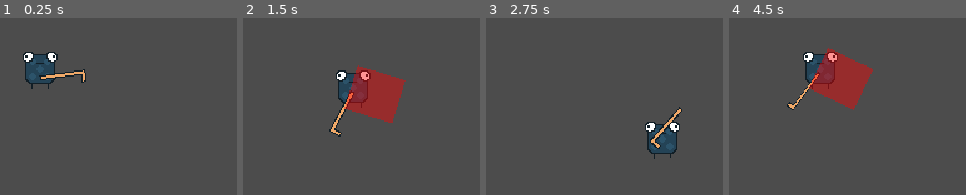
Above: before the commit, frames 1-4 (left to right).
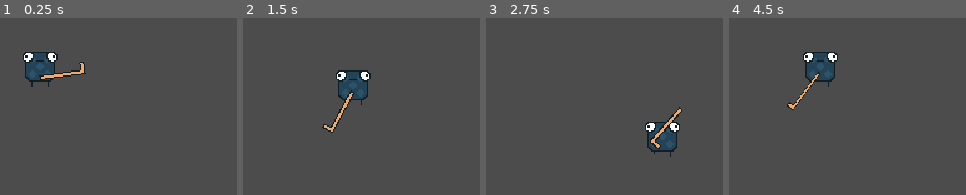
Above: after the commit, the same moments.

Repository: reid-miller/GMTKGameJam2022
Game: Godot game, scene res://scenes/Player.tscn
The game is run twice, just before and just after one commit, with the same random seed, the same clock (stepped at 60 frames per second) and the same inputs.
Inputs (mouse positions are in pixels of both pictures, inside the frame that each line leads up to):
- Up to frame 1 (0.25 s): no input
- Up to frame 2 (1.5 s): tap Enter (ui_accept) at 0.5, 0.77 s; move the mouse to (outside the picture) at 0.52 s; press the mouse at (outside the picture) at 0.53 s; hold D (move_right) 0.53-1.28 s; move the mouse to (outside the picture) at 1.27 s; release the mouse at (outside the picture) at 1.28 s; hold S (move_down) from 1.28 s (still down); click (outside the picture) at 1.35 s
- Up to frame 3 (2.75 s): tap Enter (ui_accept) at 1.52 s; move the mouse to (outside the picture) at 2.02 s; release S (move_down) at 2.03 s; hold D (move_right) from 2.03 s (still down); hold Right mouse button (shoot) from 2.03 s (still down); click (outside the picture) at 2.3 s
- Up to frame 4 (4.5 s): move the mouse to (outside the picture) at 2.77 s; release D (move_right) at 2.78 s; release Right mouse button (shoot) at 2.78 s; hold W (move_up) 2.78-3.53 s; click (outside the picture) at 2.85 s; tap Enter (ui_accept) at 3.02, 3.77 s; move the mouse to (outside the picture) at 3.52 s; press the mouse at (outside the picture) at 3.53 s; hold A (move_left) from 3.53 s (still down); move the mouse to (774, 133) at 4.27 s; release the mouse at (774, 133) at 4.28 s; right-click (774, 133) at 4.35 s

The runs differ from the first frame. In frame 1, 0.8% of the frame differs, in the area x 10-37%, y 19-41%; in frame 2, 5.8%, in the area x 33-69%, y 26-68%; in frame 3, 0.4%; in frame 4, 5.5%.

Commit message:
fixed player animations

Diff:
--- a/scenes/Enemy_Chip.tscn
+++ b/scenes/Enemy_Chip.tscn
@@ -1,7 +1,44 @@
-[gd_scene load_steps=14 format=2]
+[gd_scene load_steps=24 format=2]
 
 [ext_resource path="res://scripts/Enemy_Chip.gd" type="Script" id=1]
 [ext_resource path="res://sprites/Chips/white poker chip.png" type="Texture" id=2]
+[ext_resource path="res://sprites/Chips/red poker chip.png" type="Texture" id=3]
+
+[sub_resource type="AtlasTexture" id=14]
+atlas = ExtResource( 3 )
+region = Rect2( 0, 0, 32, 36 )
+
+[sub_resource type="AtlasTexture" id=15]
+atlas = ExtResource( 3 )
+region = Rect2( 32, 0, 32, 36 )
+
+[sub_resource type="AtlasTexture" id=16]
+atlas = ExtResource( 3 )
+region = Rect2( 64, 0, 32, 36 )
+
+[sub_resource type="AtlasTexture" id=17]
+atlas = ExtResource( 3 )
+region = Rect2( 96, 0, 32, 36 )
+
+[sub_resource type="AtlasTexture" id=18]
+atlas = ExtResource( 3 )
+region = Rect2( 128, 0, 32, 36 )
+
+[sub_resource type="AtlasTexture" id=19]
+atlas = ExtResource( 3 )
+region = Rect2( 160, 0, 32, 36 )
+
+[sub_resource type="AtlasTexture" id=20]
+atlas = ExtResource( 3 )
+region = Rect2( 192, 0, 32, 36 )
+
+[sub_resource type="AtlasTexture" id=21]
+atlas = ExtResource( 3 )
+region = Rect2( 224, 0, 32, 36 )
+
+[sub_resource type="AtlasTexture" id=22]
+atlas = ExtResource( 3 )
+region = Rect2( 256, 0, 32, 36 )
 
 [sub_resource type="AtlasTexture" id=3]
 atlas = ExtResource( 2 )
@@ -46,7 +83,7 @@
 "name": "Blue",
 "speed": 5.0
 }, {
-"frames": [  ],
+"frames": [ SubResource( 14 ), SubResource( 15 ), SubResource( 16 ), SubResource( 17 ), SubResource( 18 ), SubResource( 19 ), SubResource( 20 ), SubResource( 21 ), SubResource( 22 ) ],
 "loop": true,
 "name": "Red",
 "speed": 5.0
@@ -71,7 +108,7 @@
 
 [node name="EnemyBodySprite" type="AnimatedSprite" parent="."]
 frames = SubResource( 2 )
-animation = "Blue"
+animation = "Red"
 
 [node name="CollisionShape2D" type="CollisionShape2D" parent="."]
 position = Vector2( 0, -2 )
--- a/scenes/Player.tscn
+++ b/scenes/Player.tscn
@@ -2,7 +2,7 @@
 
 [ext_resource path="res://scripts/player.gd" type="Script" id=1]
 [ext_resource path="res://sprites/animations/anim_player_eyes_blink.tres" type="SpriteFrames" id=2]
-[ext_resource path="res://sprites/animations/anim_player_moving.tres" type="SpriteFrames" id=3]
+[ext_resource path="res://sprites/animations/anim_player.tres" type="SpriteFrames" id=3]
 [ext_resource path="res://sprites/craps_rattan.png" type="Texture" id=4]
 [ext_resource path="res://animations/player/swing_1.tres" type="Animation" id=5]
 [ext_resource path="res://animations/player/weapon_bob.tres" type="Animation" id=6]
@@ -68,7 +68,8 @@
 
 [node name="PlayerBodySprite" type="AnimatedSprite" parent="."]
 frames = ExtResource( 3 )
-frame = 8
+animation = "idle"
+playing = true
 
 [node name="PlayerEyesSprite" type="AnimatedSprite" parent="."]
 frames = ExtResource( 2 )
@@ -76,13 +77,13 @@
 [node name="Weapon" type="Node2D" parent="."]
 
 [node name="WeaponSprite" type="Sprite" parent="Weapon"]
-position = Vector2( -5, 5.01246 )
-rotation = -2.45804
-scale = Vector2( 1, -1 )
+position = Vector2( -5, 4.75926 )
+rotation = -2.39119
 texture = ExtResource( 4 )
 offset = Vector2( 16.5082, 3.11086 )
 
 [node name="Hitboxes" type="Node2D" parent="Weapon"]
+visible = false
 
 [node name="AnimationPlayer" type="AnimationPlayer" parent="."]
 anims/shoot = ExtResource( 8 )
--- a/scenes/test.tscn
+++ b/scenes/test.tscn
@@ -1,12 +1,17 @@
-[gd_scene load_steps=3 format=2]
+[gd_scene load_steps=4 format=2]
 
 [ext_resource path="res://scenes/Enemy_Chip.tscn" type="PackedScene" id=1]
 [ext_resource path="res://scenes/Player.tscn" type="PackedScene" id=2]
+[ext_resource path="res://sprites/room test 1.png" type="Texture" id=3]
 
 [node name="Node2D" type="Node2D"]
 
+[node name="Sprite" type="Sprite" parent="."]
+texture = ExtResource( 3 )
+offset = Vector2( 320, 180 )
+
 [node name="Player" parent="." instance=ExtResource( 2 )]
-position = Vector2( 236, 92 )
+position = Vector2( 325, 176 )
 
 [node name="KinematicBody2D" parent="." instance=ExtResource( 1 )]
 position = Vector2( 113, 80 )
--- a/scripts/Enemy.gd
+++ b/scripts/Enemy.gd
@@ -25,6 +25,9 @@
 		else:
 			knockback_vector -= knockback_vector.normalized() * knockback_decay
 
+	# Check if dead
+	if health <= 0:
+		queue_free()
 
 
 # Called every frame. 'delta' is the elapsed time since the previous frame.
--- a/scripts/player.gd
+++ b/scripts/player.gd
@@ -15,7 +15,7 @@
 const BASE_MOVEMENT_SPEED: float = 75.0
 const BASE_HEALTH: float = 10.0
 const BASE_ATTACK_SPEED: float = 10.0
-const BASE_DAMAGE: float = 10.0
+const BASE_DAMAGE: float = 1.0
 const BASE_KNOCKBACK: float = 20.0
 var movement_speed: float = BASE_MOVEMENT_SPEED
 var health: float = BASE_HEALTH
@@ -25,8 +25,6 @@
 
 # Animation Variables
 var blink_interval: float = 6
-var start_blink: bool = false
-
 
 # Functional Variables
 var velocity: Vector2 = Vector2.ZERO
@@ -55,17 +53,22 @@
 func _handle_player_animations():
 
 	# Movement
-	if velocity != Vector2.ZERO:
-		body_sprite.playing = true
-	else:
-		body_sprite.playing = false
+	print(velocity)
+	if velocity != Vector2(0, 0) and body_sprite.animation != "moving":
+		body_sprite.animation = "moving"
+		body_sprite.frame = 0
+	elif velocity == Vector2(0,0) and body_sprite.animation != "idle":
+		body_sprite.animation = "idle"
 		body_sprite.frame = 0
 
 	# Blinking
 	if eyes_sprite.playing and eyes_sprite.frame == 6:
 		eyes_sprite.playing = false
 		eyes_sprite.frame = 0
-
+	if body_sprite.animation == "idle" and body_sprite.frame == 1:
+		eyes_sprite.offset.y = 2
+	else:
+		eyes_sprite.offset.y = 0
 
 func _handle_weapon_animations() -> void:
 
@@ -79,7 +82,7 @@
 
 	# Attacking
 	if can_attack and animation_tree.get_current_node() == "weapon_bob" and Input.is_action_pressed("attack"):
-			animation_tree.travel("swing_1")
+		animation_tree.travel("swing_1")
 
 	# Shooting
 	elif can_shoot and Input.is_action_pressed("shoot") and animation_tree.get_current_node() == "weapon_bob":
@@ -92,6 +95,7 @@
 			animation_tree.travel("swing_2")
 		elif animation_tree.get_current_node() == "swing_2":
 			animation_tree.travel("swing_1")
+
 
 func _blink():
 	eyes_sprite.playing = true
@@ -112,6 +116,7 @@
 	velocity = input_vector.normalized() * movement_speed
 	move_and_slide(velocity)
 
+
 func _spawn_hitbox():
 	var hitbox = PlayerHitbox.instance()
 	hitbox.damage = damage
--- /dev/null
+++ b/sprites/animations/anim_player.tres
@@ -0,0 +1,74 @@
+[gd_resource type="SpriteFrames" load_steps=16 format=2]
+
+[ext_resource path="res://sprites/spr_player_moving.png" type="Texture" id=1]
+[ext_resource path="res://sprites/spr_player_idle.png" type="Texture" id=2]
+
+[sub_resource type="AtlasTexture" id=10]
+atlas = ExtResource( 2 )
+region = Rect2( 0, 0, 32, 36 )
+
+[sub_resource type="AtlasTexture" id=11]
+atlas = ExtResource( 2 )
+region = Rect2( 32, 0, 32, 36 )
+
+[sub_resource type="AtlasTexture" id=12]
+atlas = ExtResource( 2 )
+region = Rect2( 0, 0, 32, 36 )
+
+[sub_resource type="AtlasTexture" id=13]
+atlas = ExtResource( 2 )
+region = Rect2( 32, 0, 32, 36 )
+
+[sub_resource type="AtlasTexture" id=1]
+atlas = ExtResource( 1 )
+region = Rect2( 0, 0, 32, 36 )
+
+[sub_resource type="AtlasTexture" id=2]
+atlas = ExtResource( 1 )
+region = Rect2( 32, 0, 32, 36 )
+
+[sub_resource type="AtlasTexture" id=3]
+atlas = ExtResource( 1 )
+region = Rect2( 64, 0, 32, 36 )
+
+[sub_resource type="AtlasTexture" id=4]
+atlas = ExtResource( 1 )
+region = Rect2( 96, 0, 32, 36 )
+
+[sub_resource type="AtlasTexture" id=5]
+atlas = ExtResource( 1 )
+region = Rect2( 128, 0, 32, 36 )
+
+[sub_resource type="AtlasTexture" id=6]
+atlas = ExtResource( 1 )
+region = Rect2( 160, 0, 32, 36 )
+
+[sub_resource type="AtlasTexture" id=7]
+atlas = ExtResource( 1 )
+region = Rect2( 192, 0, 32, 36 )
+
+[sub_resource type="AtlasTexture" id=8]
+atlas = ExtResource( 1 )
+region = Rect2( 224, 0, 32, 36 )
+
+[sub_resource type="AtlasTexture" id=9]
+atlas = ExtResource( 1 )
+region = Rect2( 256, 0, 32, 36 )
+
+[resource]
+animations = [ {
+"frames": [ SubResource( 10 ), SubResource( 11 ) ],
+"loop": true,
+"name": "idle",
+"speed": 4.0
+}, {
+"frames": [ SubResource( 12 ), SubResource( 13 ) ],
+"loop": true,
+"name": "default",
+"speed": 1.0
+}, {
+"frames": [ SubResource( 1 ), SubResource( 2 ), SubResource( 3 ), SubResource( 4 ), SubResource( 5 ), SubResource( 6 ), SubResource( 7 ), SubResource( 8 ), SubResource( 9 ) ],
+"loop": true,
+"name": "moving",
+"speed": 15.0
+} ]
--- a/sprites/animations/anim_player_moving.tres
+++ /dev/null
@@ -1,47 +0,0 @@
-[gd_resource type="SpriteFrames" load_steps=11 format=2]
-
-[ext_resource path="res://sprites/spr_player.png" type="Texture" id=1]
-
-[sub_resource type="AtlasTexture" id=1]
-atlas = ExtResource( 1 )
-region = Rect2( 0, 0, 32, 32 )
-
-[sub_resource type="AtlasTexture" id=2]
-atlas = ExtResource( 1 )
-region = Rect2( 32, 0, 32, 32 )
-
-[sub_resource type="AtlasTexture" id=3]
-atlas = ExtResource( 1 )
-region = Rect2( 64, 0, 32, 32 )
-
-[sub_resource type="AtlasTexture" id=4]
-atlas = ExtResource( 1 )
-region = Rect2( 96, 0, 32, 32 )
-
-[sub_resource type="AtlasTexture" id=5]
-atlas = ExtResource( 1 )
-region = Rect2( 128, 0, 32, 32 )
-
-[sub_resource type="AtlasTexture" id=6]
-atlas = ExtResource( 1 )
-region = Rect2( 160, 0, 32, 32 )
-
-[sub_resource type="AtlasTexture" id=7]
-atlas = ExtResource( 1 )
-region = Rect2( 192, 0, 32, 32 )
-
-[sub_resource type="AtlasTexture" id=8]
-atlas = ExtResource( 1 )
-region = Rect2( 224, 0, 32, 32 )
-
-[sub_resource type="AtlasTexture" id=9]
-atlas = ExtResource( 1 )
-region = Rect2( 256, 0, 32, 32 )
-
-[resource]
-animations = [ {
-"frames": [ SubResource( 1 ), SubResource( 2 ), SubResource( 3 ), SubResource( 4 ), SubResource( 5 ), SubResource( 6 ), SubResource( 7 ), SubResource( 8 ), SubResource( 9 ) ],
-"loop": true,
-"name": "default",
-"speed": 25.0
-} ]
Binary file added: sprites/blinking.png
Not shown, added: sprites/blinking.png.import
Binary file removed: sprites/spr_player.png
Binary file added: sprites/spr_player_idle.png
Not shown, changed: sprites/spr_player_idle.png.import
Binary file added: sprites/spr_player_moving.png
Not shown, added: sprites/spr_player_moving.png.import
